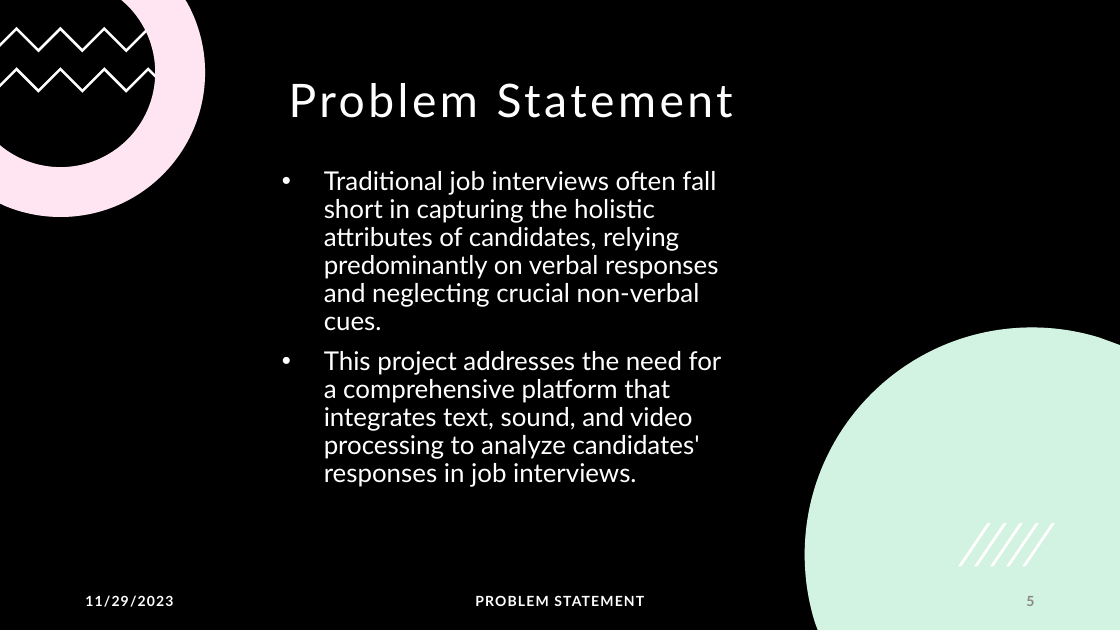
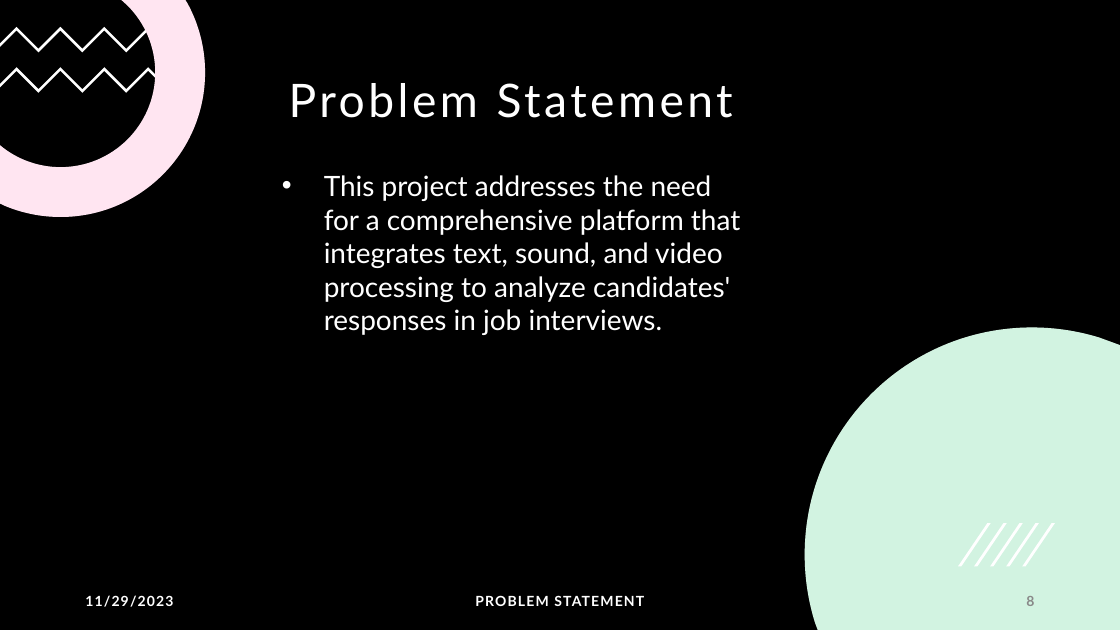
Before and after one commit to angelreddy09/DeepLearning-Project, a slide deck: slide 8 of EMOSENSE.pptx (slide 5 before the commit). Drawn at 1120x630 pixels with LibreOffice and Linux fonts; fonts in the diff are those of the drawing. Boxes give left, top, right and bottom in pixels: in the first picture for what was removed or moved away, otherwise in the second. Text is boxed around its words. In the diff, an @@ line names an element or a change of style, - is before the commit and + after.

```diff
--- a/EMOSENSE.pptx
+++ b/EMOSENSE.pptx
@@ text "This project addresses the need ..." at box(324, 175, 740, 335): size 22.2 to 24 pt; line spacing 0.9 to 1 @@
@@ text at box(324, 171, 718, 331): paragraph removed @@
-• Traditional job interviews often fall short in capturing the holistic attributes of candidates, relying predominantly on verbal responses and neglecting crucial non-verbal cues.
@@ page number at box(1026, 596, 1034, 606): text changed @@
-5
+8
```
Also in this commit, not shown: 4 other slides changed, 7 slides added.
